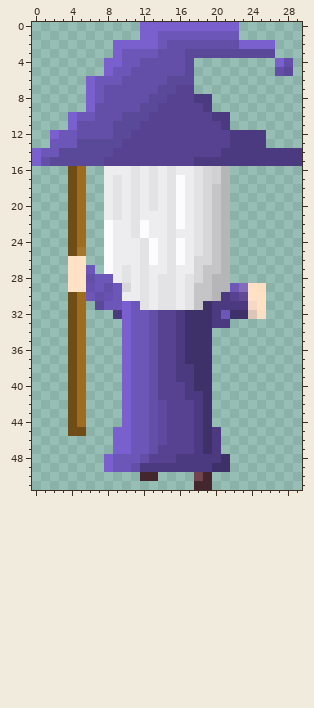
Two versions of one pixel-art sprite, Tower of Magic/Asseturi/Spriteuri/Player/Scara_anim/Scara_anim2.png. That is the earlier state.
The file is 30x52 pixels. Colours within 5 levels of each other are drawn and written as one.
And afterwards:
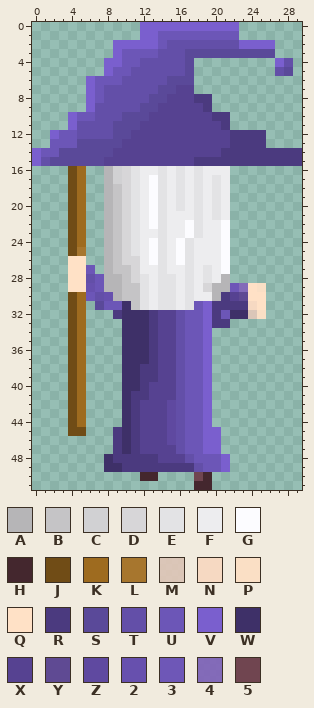
Palette (. is transparent): A #b6b5b7  B #c5c4c6  C #d1d1d3  D #d7d6d8  E #e3e3e5  F #ededef  G #fcfcff  H #44272e  J #704c16  K #9e6b1f  L #a7762e  M #e2c7b8e7  N #f6d9c2  P #ffe1c6f4  Q #ffe1c6  R #4b3a7f  S #5a4999  T #634fa8  U #6c56b7  V #7a5fce  W #3e3068  X #564291  Y #5f4a93  Z #5f49a0  2 #674faefd  3 #6d54b7f7  4 #8268b9f7  5 #704550
The edit:
y 16: x 8..10 FFF -> ACD; x 13..16 EFEF -> FEFE; x 19..21 DCA -> FFF
y 17: x 8..10 FEF -> ACD; x 13..16 EFEG -> GEFE; x 19..21 DCA -> FEF
y 18..20: x 8..10 FEF -> ABD; x 13..16 EFEG -> GEFE; x 19..21 DBA -> FEF
y 21: x 8..10 FEF -> ABD; x 13..16 FFEG -> GEFF; x 19..21 DBA -> FEF
y 22: x 8..10 GFF -> ABD; x 12..17 GFFEGF -> FGEFFG; x 19..21 DBA -> FFG
y 23: x 8..10 GFF -> ABD; x 12 G -> F; x 14..15 FE -> EF; x 17 F -> G; x 19..21 DBA -> FFG
y 24..25: x 8..12 GFFFE -> ABDEF; x 14..15 FE -> EF; x 17..21 FEDBA -> EFFFG
y 26: x 8..12 GFFFE -> ABDDF; x 14..15 FE -> EF; x 17..21 FDDBA -> EFFFG
y 27: x 8..12 GFEFE -> ABBDF; x 14..15 FE -> EF; x 17..21 FDBBA -> EFEFG
y 28: x 8..11 UFEF -> AABD; x 18..20 DBA -> FEF
y 29: x 8..11 TUDF -> AABB; x 18..19 BB -> FD
y 30: x 9..11 UFF -> ABB; x 18..19 BB -> FF
y 31: x 10..11 VU -> WB; x 18..19 BW -> UV
y 32..37: x 10..13 VUUT -> WWWR; x 16..19 RWWW -> TUUV
y 38..39: x 10..13 VUUT -> WWRR; x 16..19 RRWW -> TUUV
y 40: x 10..13 VUUT -> WWRX; x 16..19 XRWW -> TUUV
y 41: x 10..13 VUUT -> WRRX; x 16..19 XRRW -> TUUV
y 42..44: x 10..19 VUUTZXXXRW -> WRXXXZTUUV
y 45..46: x 9..20 VVUUTZXXXRWR -> RWRXXXZTUUVV
y 47: x 9..13 VVUUT -> RWRXX; x 16..20 XXRWR -> TUUVV
y 48: x 8..13 VUUUTX -> WRRRRR; x 16..21 RRRRRW -> XTUUUV
y 49: x 8..11 VUUT -> WWRR; x 18..21 RRWW -> TUUV
